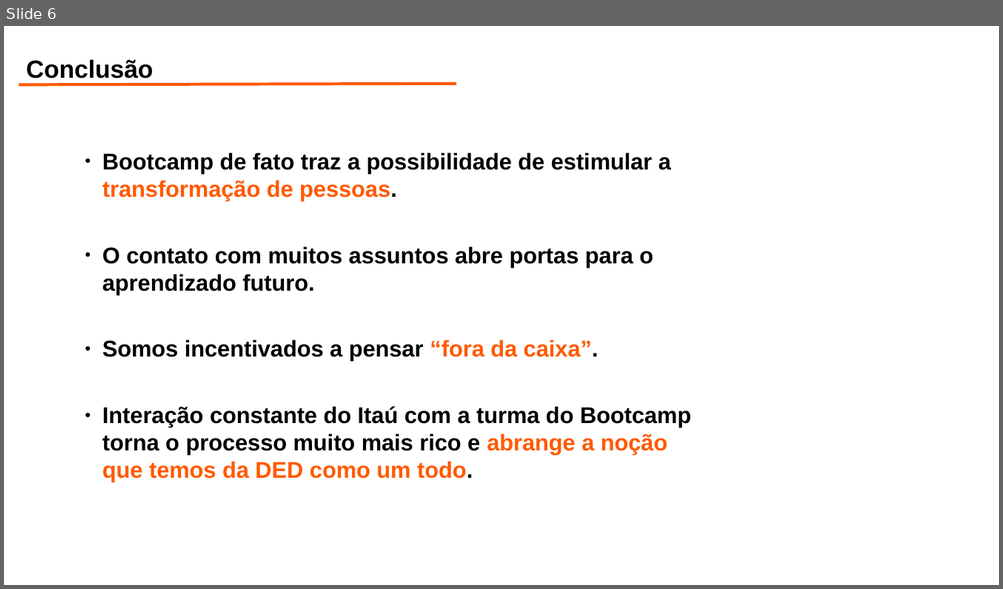
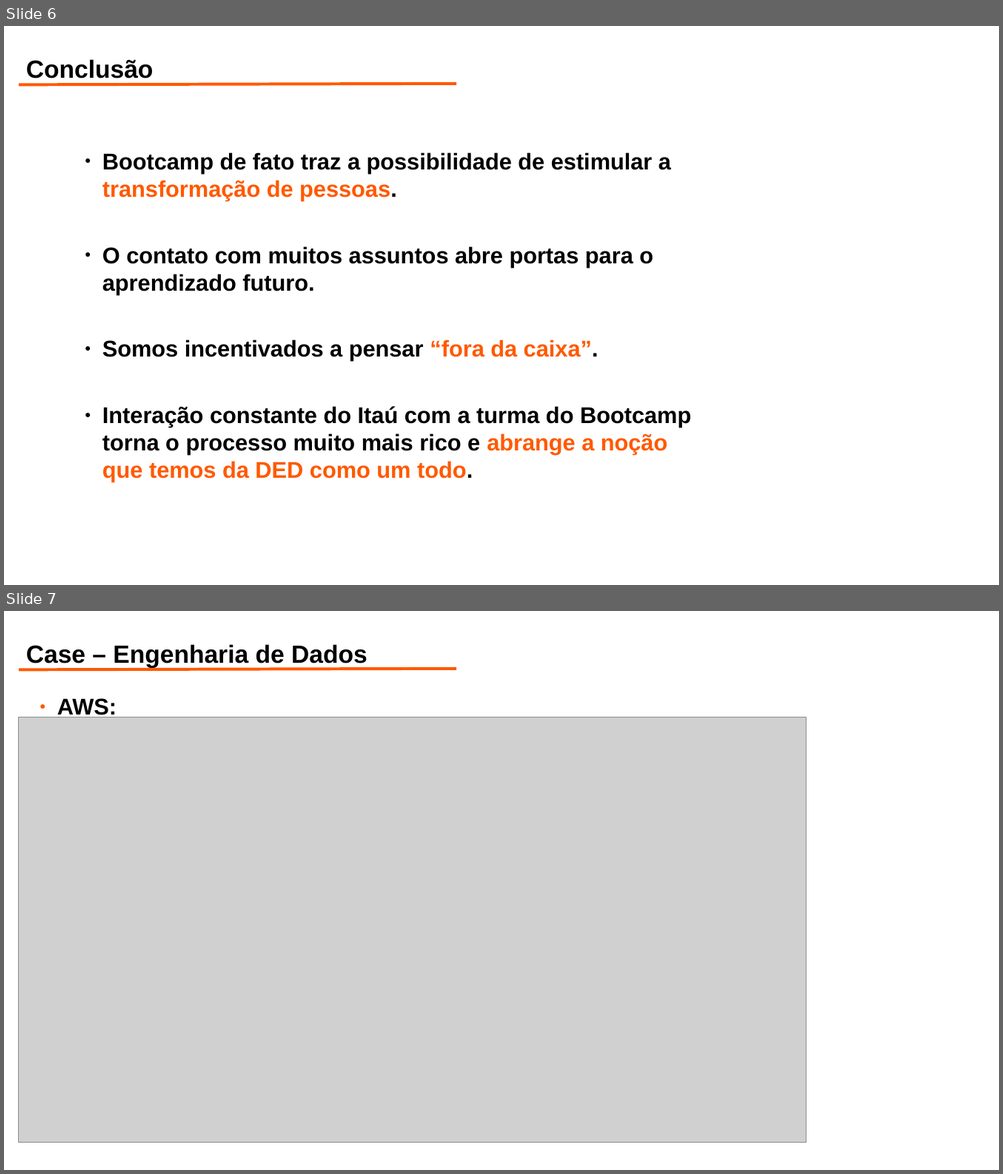
Before and after one commit to zgiuliana/bootcamp_itau_dados, a slide deck: bootcamp.pptx. Shown one above the other, each under a label of ours: slide 6 before the commit, slides 6 and 7 after it. The pictures are 1003x589 and 1003x1174 pixels, drawn with LibreOffice and Linux fonts; fonts in the diff are those of the drawing; grey boxes stand for pictures; background and template pictures are left out. Boxes give left, top, right and bottom in pixels: in the first picture for what was removed or moved away, otherwise in the second. Text is boxed around its words. In the diff, an @@ line names an element or a change of style, - is before the commit and + after.

```diff
--- a/bootcamp.pptx
+++ b/bootcamp.pptx
@@ slide 7 added at bbox=[4, 611, 999, 1170], background picture (left out) @@
@@ text added at bbox=[26, 644, 367, 668], 24 pt, text #000000, bold @@
+Case – Engenharia de Dados
@@ line added from (19, 670) to (456, 669), #FF5900 2.83 pt @@
@@ text added at bbox=[57, 698, 116, 719], 22 pt, text #000000, bold @@
+● AWS:
@@ picture added at bbox=[19, 717, 806, 1143] @@
```
Also in this commit, not shown: 1 slide changed, 2 other slides added, 2 other files.
